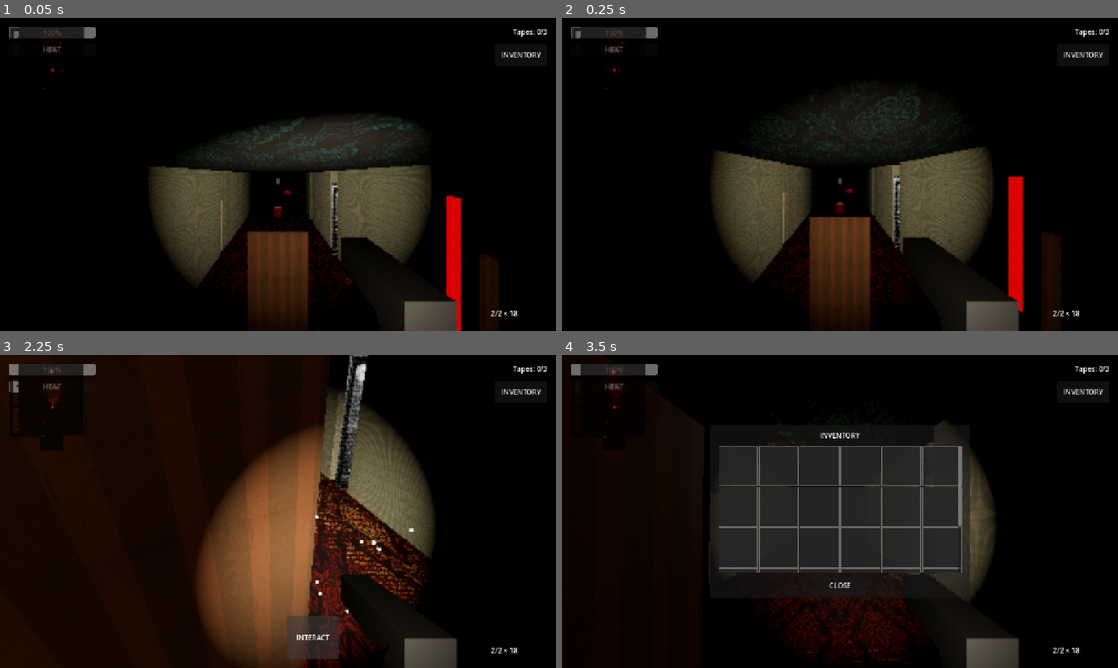
Above: before the commit, frames 1-4 (two rows, left to right).
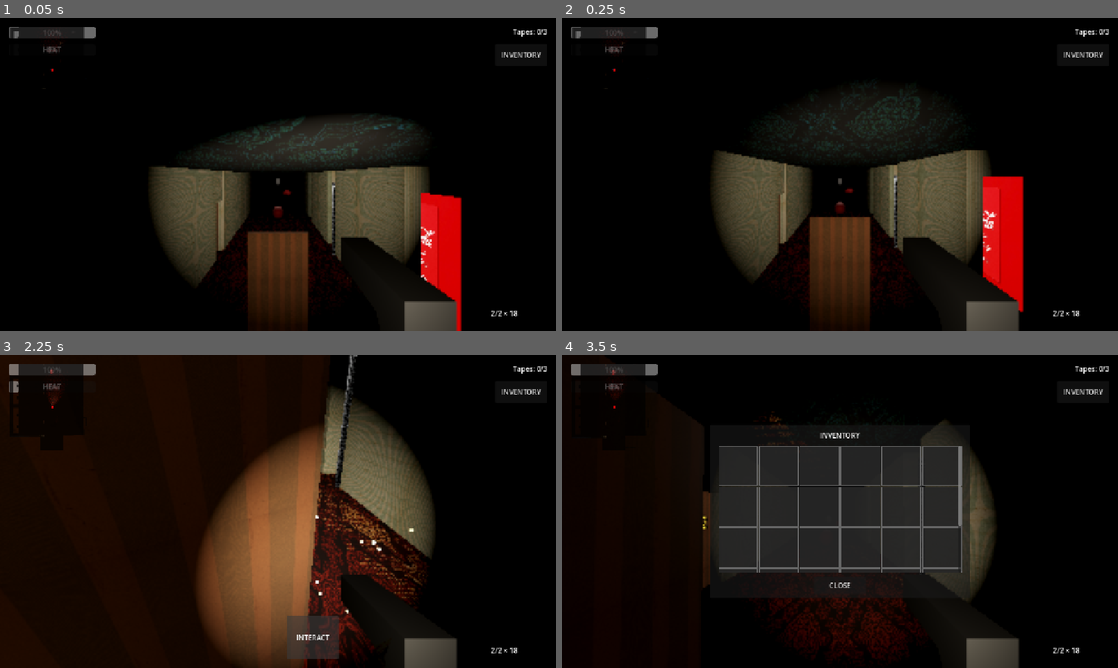
Above: after the commit, the same moments.

Repository: sergesvalov/alex_fight
Game: Godot game, scene res://scenes/levels/hotel_siberia/hotel_level_4.tscn
Two runs of this game, one before a commit and one after it. Both use one fixed random seed, a clock stepped at 60 frames per second and the inputs below. Sound files missing from this copy of the repository are replaced by a short silence.
Inputs (mouse positions are in pixels of both pictures, inside the frame that each line leads up to):
- Up to frame 1 (0.05 s): no input
- Up to frame 2 (0.25 s): no input
- Up to frame 3 (2.25 s): tap Enter at 0.5 s; move the mouse to (305, 511) at 0.52 s; hold Up (ui_up) 0.53-2 s; click (305, 511) at 0.6 s; move the mouse to (250, 511) at 1.27 s; tap E at 1.35 s; click "INTERACT" at 2 s
- Up to frame 4 (3.5 s): move the mouse to (851, 505) at 2.77 s; hold Up (ui_up) from 2.78 s (still down); tap I at 2.85 s

The runs differ from the first frame. In frame 1, 2.4% of the frame differs, in the area x 38-90%, y 46-100%; in frame 2, 2.8%, in the area x 38-90%, y 41-100%; in frame 3, 1.3%; in frame 4, 0.5%.
Error in both runs: Invalid assignment of property or key 'patrol_points' with value of type 'Array' on a base object of type 'CharacterBody3D (CerberusAI)'. (res://scripts/levels…

Commit message:
feat: add geometry generation script for hotel level corridor, rooms, and stairwell blocks

Diff:
--- a/scripts/levels/hotel_level_generator_geometry.gd
+++ b/scripts/levels/hotel_level_generator_geometry.gd
@@ -34,12 +34,12 @@
 		var room
 		if is_left:
 			room = double_room_large_scene.instantiate() if i < 2 else double_room_scene.instantiate()
-			HotelDoorGenerator.create_room_main_door(room, Vector3(4.3 * GlobalConfig.get_floor_scale(), 0, 0.5 * GlobalConfig.get_floor_scale()), true)
-			HotelDoorGenerator.create_room_wc_door(room, Vector3(1.55 * GlobalConfig.get_floor_scale(), 0, -3.6 * GlobalConfig.get_floor_scale()), true)
+			HotelDoorGenerator.create_room_main_door(room, Vector3(4.3, 0, 0.5), true)
+			HotelDoorGenerator.create_room_wc_door(room, Vector3(1.55, 0, -3.6), true)
 		else:
 			room = single_room_scene.instantiate()
-			HotelDoorGenerator.create_room_main_door(room, Vector3(-2.8 * GlobalConfig.get_floor_scale(), 0, -0.25 * GlobalConfig.get_floor_scale()), false)
-			HotelDoorGenerator.create_room_wc_door(room, Vector3(-2.2 * GlobalConfig.get_floor_scale(), 0, -0.25 * GlobalConfig.get_floor_scale()), false)
+			HotelDoorGenerator.create_room_main_door(room, Vector3(-2.8, 0, -0.25), false)
+			HotelDoorGenerator.create_room_wc_door(room, Vector3(-2.2, 0, -0.25), false)
 
 		room.name = prefix + str(i + 1) + "_F" + str(f_num)
 		room.transform.origin = Vector3(room_x, room_y_offset, c_z)
@@ -53,7 +53,7 @@
 
 		var current_door_offset = room_door_z_offset if is_left else -0.25 * GlobalConfig.get_floor_scale()
 		var half_opening = room_door_opening_width / 2.0
-		var door_center_z = c_z + current_door_offset - half_opening if is_left else c_z + current_door_offset + half_opening
+		var door_center_z = c_z + current_door_offset
 		var door_top_z = door_center_z + half_opening
 		var door_bottom_z = door_center_z - half_opening
 
